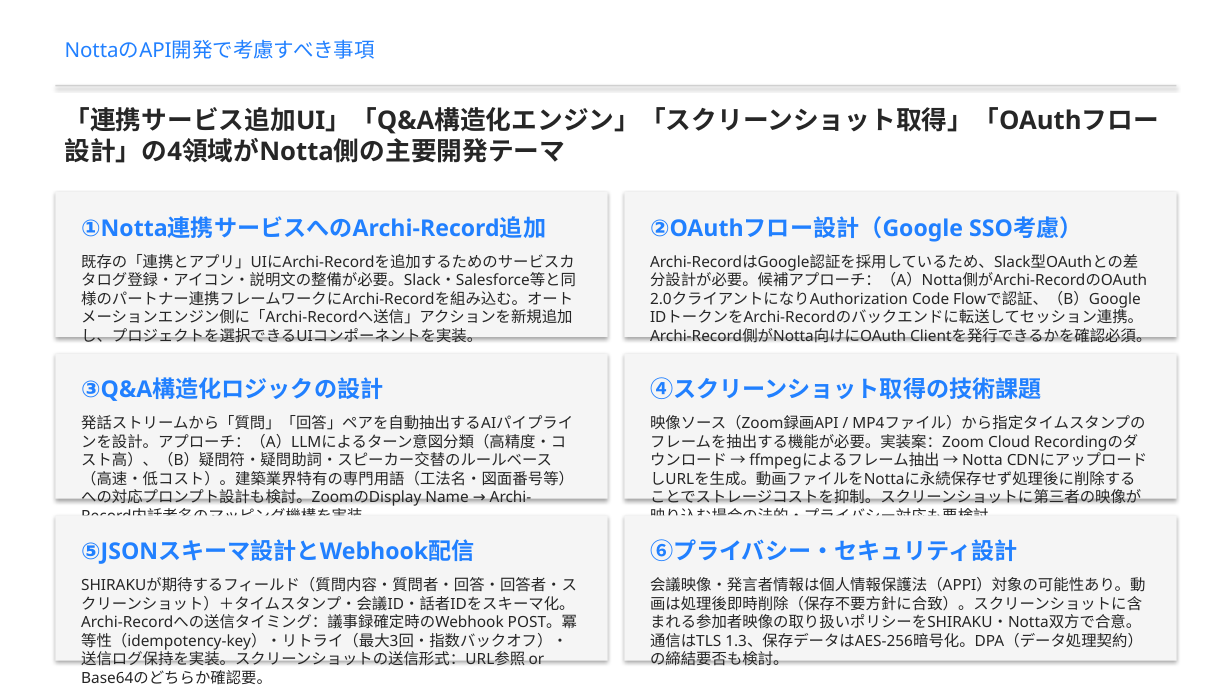
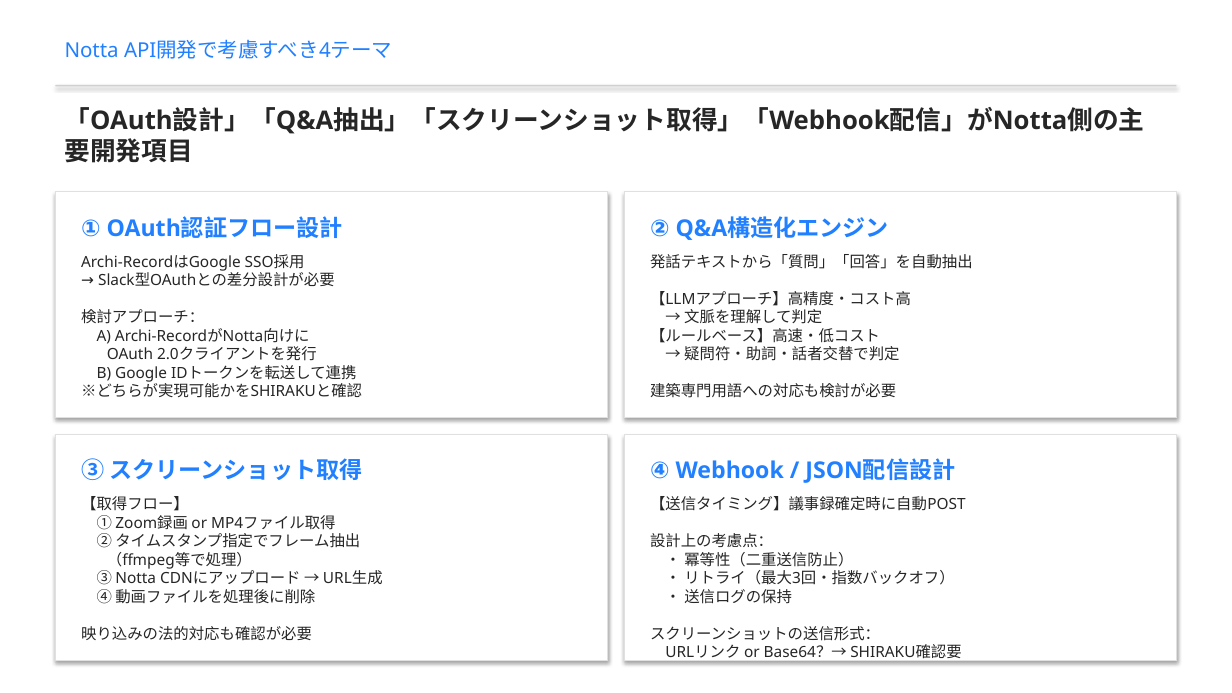
Before and after one commit to hideakikawano-beep/pptCreate, a slide deck: slide 4 of shiraku_notta_api_discussion_presentation.pptx (slide 3 before the commit). Drawn at 1232x693 pixels with LibreOffice and Linux fonts; fonts in the diff are those of the drawing. Boxes give left, top, right and bottom in pixels: in the first picture for what was removed or moved away, otherwise in the second. Text is boxed around its words. In the diff, an @@ line names an element or a change of style, - is before the commit and + after.

```diff
--- a/shiraku_notta_api_discussion_presentation.pptx
+++ b/shiraku_notta_api_discussion_presentation.pptx
@@ text at (x1=65, y1=39, x2=392, y2=59): text changed @@
-NottaのAPI開発で考慮すべき事項
+Notta API開発で考慮すべき4テーマ
@@ text at (x1=65, y1=107, x2=1145, y2=134): text changed @@
-「連携サービス追加UI」「Q&A構造化エンジン」「スクリーンショット取得」「OAuthフロー設計」の4領域がNotta側の主要開発テーマ
+「OAuth設計」「Q&A抽出」「スクリーンショット取得」「Webhook配信」がNotta側の主要開発項目
@@ rectangle resized from (x1=55, y1=192, x2=607, y2=337) to (x1=55, y1=192, x2=607, y2=419) @@
@@ rectangle resized from (x1=624, y1=192, x2=1176, y2=337) to (x1=624, y1=192, x2=1176, y2=419) @@
@@ text at (x1=81, y1=219, x2=101, y2=237): text changed @@
-①Notta連携サービスへのArchi-Record追加
+① OAuth認証フロー設計
@@ text at (x1=650, y1=219, x2=728, y2=240): text changed @@
-②OAuthフロー設計（Google SSO考慮）
+② Q&A構造化エンジン
@@ text at (x1=81, y1=254, x2=362, y2=398): text changed @@
-既存の「連携とアプリ」UIにArchi-Recordを追加するためのサービスカタログ登録・アイコン・説明文の整備が必要。Slack・Salesforce等と同様のパートナー連携フレームワークにArchi-Recordを組み込む。オートメーションエンジン側に「Archi-Recordへ送信」アクションを新規追加し、プロジェクトを選択できるUIコンポーネントを実装。
+Archi-RecordはGoogle SSO採用
+→ Slack型OAuthとの差分設計が必要
+検討アプローチ：
+A) Archi-RecordがNotta向けに
+OAuth 2.0クライアントを発行
+B) Google IDトークンを転送して連携
+※どちらが実現可能かをSHIRAKUと確認
@@ text at (x1=650, y1=254, x2=973, y2=398): text changed @@
-Archi-RecordはGoogle認証を採用しているため、Slack型OAuthとの差分設計が必要。候補アプローチ：（A）Notta側がArchi-RecordのOAuth 2.0クライアントになりAuthorization Code Flowで認証、（B）Google IDトークンをArchi-Recordのバックエンドに転送してセッション連携。Archi-Record側がNotta向けにOAuth Clientを発行できるかを確認必須。
+発話テキストから「質問」「回答」を自動抽出
+【LLMアプローチ】高精度・コスト高
+→ 文脈を理解して判定
+【ルールベース】高速・低コスト
+→ 疑問符・助詞・話者交替で判定
+建築専門用語への対応も検討が必要
@@ rectangle resized from (x1=55, y1=354, x2=607, y2=499) to (x1=55, y1=434, x2=607, y2=661) @@
@@ fill #F5F5F5 to #FFFFFF; outline none to #E0E0E0 0.75 pt in 4 elements at (x1=55, y1=192, x2=607, y2=419), (x1=624, y1=192, x2=1176, y2=419), (x1=55, y1=434, x2=607, y2=661), (x1=624, y1=434, x2=1176, y2=661) @@
@@ rectangle resized from (x1=624, y1=354, x2=1176, y2=499) to (x1=624, y1=434, x2=1176, y2=661) @@
@@ text at (x1=81, y1=458, x2=362, y2=480): text changed @@
-③Q&A構造化ロジックの設計
+③ スクリーンショット取得
@@ text at (x1=650, y1=460, x2=784, y2=479): text changed @@
-④スクリーンショット取得の技術課題
+④ Webhook / JSON配信設計
@@ text at (x1=81, y1=496, x2=383, y2=640): text changed @@
-発話ストリームから「質問」「回答」ペアを自動抽出するAIパイプラインを設計。アプローチ：（A）LLMによるターン意図分類（高精度・コスト高）、（B）疑問符・疑問助詞・スピーカー交替のルールベース（高速・低コスト）。建築業界特有の専門用語（工法名・図面番号等）への対応プロンプト設計も検討。ZoomのDisplay Name → Archi-Record内話者名のマッピング機構を実装。
+【取得フロー】
+① Zoom録画 or MP4ファイル取得
+② タイムスタンプ指定でフレーム抽出
+（ffmpeg等で処理）
+③ Notta CDNにアップロード → URL生成
+④ 動画ファイルを処理後に削除
+映り込みの法的対応も確認が必要
@@ text at (x1=650, y1=496, x2=966, y2=604): text changed @@
-映像ソース（Zoom録画API / MP4ファイル）から指定タイムスタンプのフレームを抽出する機能が必要。実装案：Zoom Cloud Recordingのダウンロード → ffmpegによるフレーム抽出 → Notta CDNにアップロードしURLを生成。動画ファイルをNottaに永続保存せず処理後に削除することでストレージコストを抑制。スクリーンショットに第三者の映像が映り込む場合の法的・プライバシー対応も要検討。
+【送信タイミング】議事録確定時に自動POST
+設計上の考慮点：
+• 冪等性（二重送信防止）
+• リトライ（最大3回・指数バックオフ）
+• 送信ログの保持
+スクリーンショットの送信形式：
+URLリンク or Base64？→ SHIRAKU確認要
@@ rectangle removed at (x1=55, y1=516, x2=607, y2=661) @@
@@ text removed at (x1=72, y1=532, x2=592, y2=567) @@
-⑤JSONスキーマ設計とWebhook配信
@@ rectangle removed at (x1=624, y1=516, x2=1176, y2=661) @@
@@ text removed at (x1=650, y1=539, x2=1018, y2=561) @@
-⑥プライバシー・セキュリティ設計
@@ text removed at (x1=81, y1=577, x2=577, y2=684) @@
-SHIRAKUが期待するフィールド（質問内容・質問者・回答・回答者・スクリーンショット）＋タイムスタンプ・会議ID・話者IDをスキーマ化。Archi-Recordへの送信タイミング：議事録確定時のWebhook POST。冪等性（idempotency-key）・リトライ（最大3回・指数バックオフ）・送信ログ保持を実装。スクリーンショットの送信形式：URL参照 or Base64のどちらか確認要。
@@ text removed at (x1=650, y1=577, x2=1145, y2=648) @@
-会議映像・発言者情報は個人情報保護法（APPI）対象の可能性あり。動画は処理後即時削除（保存不要方針に合致）。スクリーンショットに含まれる参加者映像の取り扱いポリシーをSHIRAKU・Notta双方で合意。通信はTLS 1.3、保存データはAES-256暗号化。DPA（データ処理契約）の締結要否も検討。
```
Also in this commit, not shown: 3 other slides changed, 1 slide added, 1 other file.
